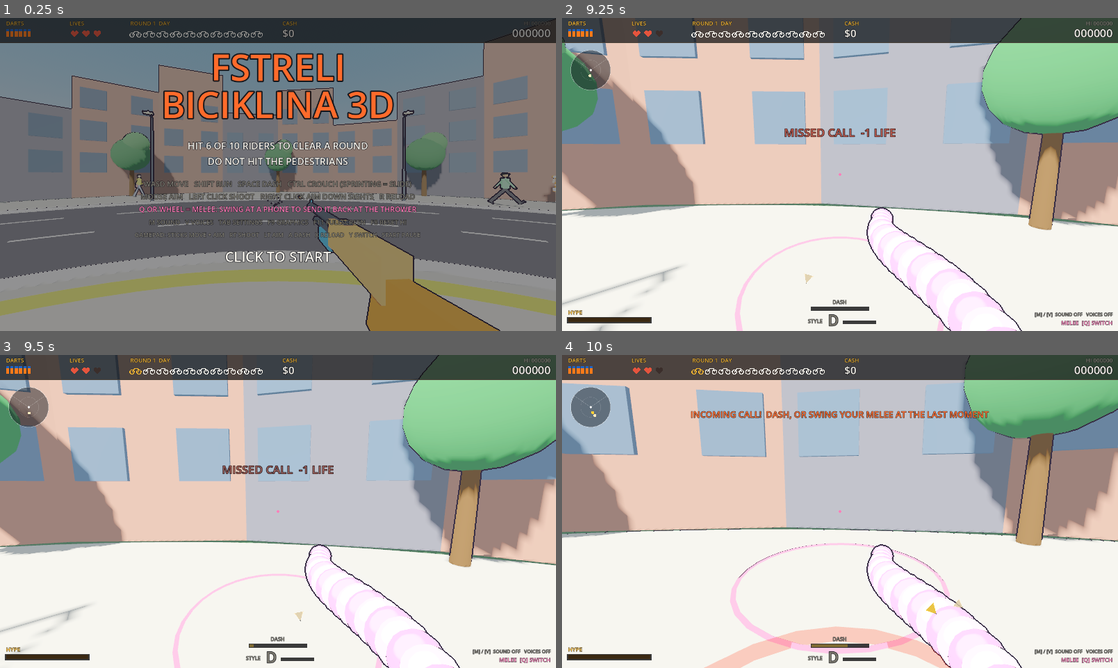
Above: before the commit, frames 1-4 (two rows, left to right).
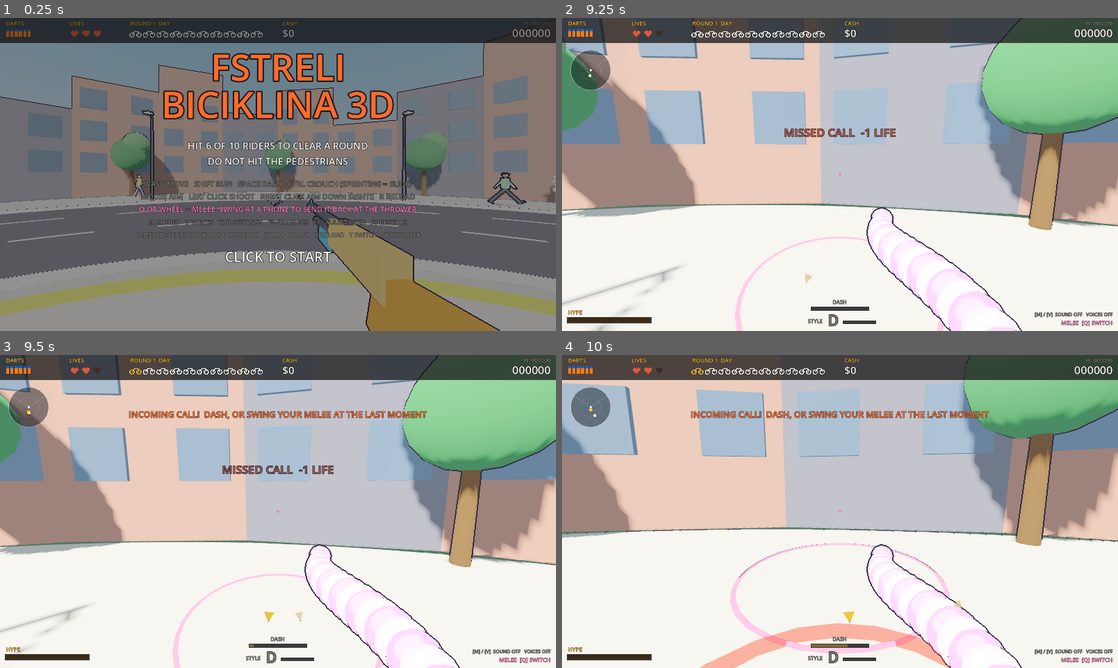
Above: after the commit, the same moments.

Repository: GVihi/FstreliBiciklina3D
Game: Godot game, scene res://main.tscn
The game is run twice, just before and just after one commit, with the same random seed, the same clock (stepped at 60 frames per second) and the same inputs.
Inputs (mouse positions are in pixels of both pictures, inside the frame that each line leads up to):
- Up to frame 1 (0.25 s): no input
- Up to frame 2 (9.25 s): tap Enter at 0.5, 3.5 s; move the mouse to (962, 158) at 0.52 s; hold Right 0.53-1.28 s; tap R at 0.6 s; click (962, 158) at 0.67 s; tap Space at 0.77, 1.52, 2.75, 3.77, 4.25, 6.02, 6.77, 7.52, 9.02 s; move the mouse to (812, 174) at 1.27 s; hold W 1.28-2.75 s; tap Q at 1.35 s; move the mouse to (851, 168) at 2.02 s; tap Tab at 2.1 s; drag from (812, 237) to (673, 127) at 2.77 s; move the mouse to (1006, 221) at 3.52 s; hold Left 3.53-4.25 s; tap Keypad Enter at 3.6 s; drag from (673, 127) to (756, 96) at 4.27 s; move the mouse to (845, 174) at 5.02 s; hold W 5.03-5.78 s; tap 2 at 5.1 s; click (845, 174) at 5.17 s; move the mouse to (817, 168) at 5.77 s; hold Right 5.78-6.53 s; tap 3 at 5.85 s; move the mouse to (867, 174) at 6.52 s; hold W 6.53-8.78 s; tap 4 at 6.6 s; move the mouse to (812, 174) at 7.27 s; tap M at 7.35 s; click (812, 174) at 7.42 s; move the mouse to (851, 168) at 8.02 s; tap V at 8.1 s; move the mouse to (834, 180) at 8.77 s; hold Left from 8.78 s (still down); tap Ctrl at 8.85 s
- Up to frame 3 (9.5 s): keep holding Left
- Up to frame 4 (10 s): move the mouse to (878, 514) at 9.52 s; release Left at 9.53 s; hold W from 9.53 s (still down); hold C from 9.53 s (still down); click (878, 514) at 9.67 s; tap Space at 9.77 s

Frames 1-2 are identical in both runs. In frame 3, 0.9% of the frame differs, in the area x 4-77%, y 17-86%; in frame 4, 2.4%, in the area x 4-70%, y 17-100%.

Commit message:
Move phones to phones.gd
Pure move of start_throw, launch_phone, throw_phone, update_phones and shoot_phone. Calls from main.gd go through phone_sys; state stays on main.gd.

Co-Authored-By: Claude Sonnet 5.5 <noreply@anthropic.com>
Claude-Session: https://claude.ai/code/session_01ShLHRRdnSYSZazKqP7QJMN

Diff:
--- a/scripts/main.gd
+++ b/scripts/main.gd
@@ -15,6 +15,7 @@
 const SettingsScript = preload("res://scripts/settings.gd")
 const PedestriansScript = preload("res://scripts/pedestrians.gd")
 const PickupsScript = preload("res://scripts/pickups.gd")
+const PhonesScript = preload("res://scripts/phones.gd")
 
 # ------------------------------------------------------------------ tuning
 # The arena is a roundabout (ring.gd). All rules still work in "street" coordinates: x along the road,
@@ -391,6 +392,7 @@
 # ------------------------------------------------------------------ graphics quality (F9)
 var quality = 0     # 0 = shadows + 2x MSAA, 1 = no MSAA, 2 = no MSAA and no sun shadows
 var settings = SettingsScript.new(self)   # settings.gd: saved settings, graphics quality, high score file
+var phone_sys = PhonesScript.new(self)   # phones.gd: Phones: riders throwing phones at the player and the phones in flight.
 var pickup_sys = PickupsScript.new(self)   # pickups.gd: Pickups: drops from kills, floating collectibles, magnet and collection.
 var civ_sys = PedestriansScript.new(self)   # pedestrians.gd: Pedestrians (civilians): spawning, walking, getting hit.
 
@@ -1676,7 +1678,7 @@
 	elif hype > 0.0:
 		hype = maxf(0.0, hype - 3.0 * dt)
 	pickup_sys.update_pickups(dt)
-	update_phones(gdt)
+	phone_sys.update_phones(gdt)
 	update_bosses(gdt)
 	if riders.size() == 0 and bosses.size() == 0 and wait > 0.0:
 		wait -= dt
@@ -1846,7 +1848,7 @@
 			var is_weak = hit_y >= float(BOSS_INFO[bo["kind"]]["weak_y"]) + boss_hover(bo)
 			hit_boss(bo, 2 if lastshot else 1, is_weak, 30.0 if is_weak else 14.0)
 		elif best_kind == "phone":
-			shoot_phone(best_obj)
+			phone_sys.shoot_phone(best_obj)
 		elif best_kind == "pickup":
 			pickup_sys.collect_pickup(best_obj)
 	else:
@@ -2248,12 +2250,12 @@
 		if r["wind_t"] > 0.0:
 			r["wind_t"] -= dt
 			if r["wind_t"] <= 0.0:
-				launch_phone(r)
+				phone_sys.launch_phone(r)
 		elif r["can_throw"] and r["entered"] and not Ring.hidden(r["x"]) and phones.size() < 3:
 			r["throw_t"] -= dt
 			if r["throw_t"] <= 0.0:
 				if throw_cool <= 0.0 and state == "play":
-					start_throw(r)
+					phone_sys.start_throw(r)
 				else:
 					r["throw_t"] = 0.3
 		if r["age"] > r["limit"]:
@@ -2412,88 +2414,6 @@
 			sfx.say("taunt")
 	after_wave()
 
-# ================================================================== phones
-func start_throw(r: Dictionary) -> void:
-	r["wind_t"] = 0.5
-	r["throw_t"] = randf_range(1.4, 2.6)
-	throw_cool = 1.0
-	sfx.say("phone_throw")
-
-func launch_phone(r: Dictionary) -> void:
-	if r["mode"] != "fly":
-		return
-	throw_phone(tw3(r["x"] + r["dir"] * 0.6, 1.4, LANE_Z[r["ln"]]), r)
-
-# src is whoever threw it (a rider or a boss): a deflected phone flies back to it
-func throw_phone(start: Vector3, src, off: Vector3 = Vector3.ZERO) -> void:
-	var target = Vector3(player.position.x + off.x, 0.45, player.position.z + off.z)
-	var d = clampf(1.25 - round_n * 0.05, 0.75, 1.25)
-	var node = Models.build_phone()
-	add_child(node)
-	node.position = start
-	var ring = MeshInstance3D.new()
-	ring.mesh = Util.torus_mesh(1.0, 1.12, 24, 4)
-	var rmat = StandardMaterial3D.new()
-	rmat.shading_mode = BaseMaterial3D.SHADING_MODE_UNSHADED
-	rmat.transparency = BaseMaterial3D.TRANSPARENCY_ALPHA
-	rmat.albedo_color = Color(1.0, 0.24, 0.16, 0.3)
-	ring.material_override = rmat
-	add_child(ring)
-	ring.position = Vector3(target.x, 0.04, target.z)
-	phones.append({"node": node, "ring": ring, "rmat": rmat, "start": start, "target": target, "pos": start,
-		"p": 0.0, "dur": d, "src": src, "ret": false, "chain": 0, "rspd": 0.0, "off": off,
-		"rotv": Vector3(randf_range(-9.0, 9.0), randf_range(-9.0, 9.0), randf_range(-9.0, 9.0))})
-	sfx.play3d("throw", start)
-	sfx.play3d("ring", start)
-
-func update_phones(dt: float) -> void:
-	for i in range(phones.size() - 1, -1, -1):
-		var ph = phones[i]
-		if ph["ret"]:
-			update_returning_phone(ph, i, dt)
-			continue
-		ph["p"] += dt / ph["dur"]
-		var p = minf(ph["p"], 1.0)
-		var s: Vector3 = ph["start"]
-		var tg: Vector3 = ph["target"]
-		if ph["p"] < 0.6:                                         # it follows you (a little ahead of you) until the last moment
-			var lead = Vector3(player.position.x + pvel.x * 0.35 + ph["off"].x, 0.45, player.position.z + pvel.z * 0.35 + ph["off"].z)
-			tg = tg.lerp(lead, minf(1.0, dt * 5.0))
-			ph["target"] = tg
-			var rg: MeshInstance3D = ph["ring"]
-			rg.position = Vector3(tg.x, 0.04, tg.z)
-		var pos = Vector3(lerpf(s.x, tg.x, p), lerpf(s.y, tg.y, pow(p, 1.35)) + sin(p * PI) * 0.9, lerpf(s.z, tg.z, p))
-		ph["pos"] = pos
-		var node: Node3D = ph["node"]
-		node.position = pos
-		node.rotation += ph["rotv"] * dt
-		var rm: StandardMaterial3D = ph["rmat"]
-		rm.albedo_color = Color(1.0, 0.24, 0.16, 0.25 + 0.5 * minf(1.0, ph["p"]))
-		if ph["p"] >= 1.0:
-			phones.remove_at(i)
-			var near = Vector2(tg.x - player.position.x, tg.z - player.position.z).length() < 1.5
-			plastic_burst(Vector3(tg.x, 0.4, tg.z))
-			if near:
-				free_phone(ph)
-				damage_player("MISSED CALL", "phone")
-				if state != "play":
-					return
-			else:
-				add_popup(Vector3(tg.x, 1.4, tg.z), "DODGED!", GOLD)
-				sfx.play3d("phone_smash", tg)
-				free_phone(ph)
-
-func shoot_phone(ph: Dictionary) -> void:
-	var i = phones.find(ph)
-	if i >= 0:
-		phones.remove_at(i)
-	plastic_burst(ph["pos"])
-	sfx.play3d("phone_smash", ph["pos"])
-	score += 150
-	hi_check()
-	add_popup(ph["pos"] + Vector3(0, 0.6, 0), "+150", GOLD)
-	free_phone(ph)
-
 # ================================================================== bosses
 func make_strip() -> MeshInstance3D:
 	var mi = MeshInstance3D.new()
@@ -2831,7 +2751,7 @@
 	b["throw_t"] -= dt
 	if b["throw_t"] <= 0.0 and phones.size() < 3 and state == "play":
 		b["throw_t"] = 3.4 if b["phase"] == 2 else 2.4
-		throw_phone(tw3(b["x"], float(BOSS_INFO[b["kind"]]["cy"]) + 0.7, b["z"]), b)
+		phone_sys.throw_phone(tw3(b["x"], float(BOSS_INFO[b["kind"]]["cy"]) + 0.7, b["z"]), b)
 
 func update_bosses(dt: float) -> void:
 	for i in range(bosses.size() - 1, -1, -1):
@@ -2991,7 +2911,7 @@
 	var n = 3 if b["phase"] < 3 else 5
 	var start = Vector3(wp.x, float(BOSS_INFO[b["kind"]]["cy"]) + 0.7, wp.z)
 	for i in range(n):
-		throw_phone(start, b, side * (float(i) - float(n - 1) * 0.5) * 2.0)
+		phone_sys.throw_phone(start, b, side * (float(i) - float(n - 1) * 0.5) * 2.0)
 	b["mode"] = "charge"
 	b["pat"] = "lunge"
 	b["chase_t"] = tele_wait(b) * 0.4
--- /dev/null
+++ b/scripts/phones.gd
@@ -0,0 +1,92 @@
+extends RefCounted
+# Phones: riders throwing phones at the player and the phones in flight.
+# Shared game state stays on main.gd (g); this file holds the logic.
+
+const Models = preload("res://scripts/models.gd")
+const Util = preload("res://scripts/util.gd")
+
+var g = null
+
+func _init(game) -> void:
+	g = game
+
+func start_throw(r: Dictionary) -> void:
+	r["wind_t"] = 0.5
+	r["throw_t"] = randf_range(1.4, 2.6)
+	g.throw_cool = 1.0
+	g.sfx.say("phone_throw")
+
+func launch_phone(r: Dictionary) -> void:
+	if r["mode"] != "fly":
+		return
+	throw_phone(g.tw3(r["x"] + r["dir"] * 0.6, 1.4, g.LANE_Z[r["ln"]]), r)
+
+# src is whoever threw it (a rider or a boss): a deflected phone flies back to it
+func throw_phone(start: Vector3, src, off: Vector3 = Vector3.ZERO) -> void:
+	var target = Vector3(g.player.position.x + off.x, 0.45, g.player.position.z + off.z)
+	var d = clampf(1.25 - g.round_n * 0.05, 0.75, 1.25)
+	var node = Models.build_phone()
+	g.add_child(node)
+	node.position = start
+	var ring = MeshInstance3D.new()
+	ring.mesh = Util.torus_mesh(1.0, 1.12, 24, 4)
+	var rmat = StandardMaterial3D.new()
+	rmat.shading_mode = BaseMaterial3D.SHADING_MODE_UNSHADED
+	rmat.transparency = BaseMaterial3D.TRANSPARENCY_ALPHA
+	rmat.albedo_color = Color(1.0, 0.24, 0.16, 0.3)
+	ring.material_override = rmat
+	g.add_child(ring)
+	ring.position = Vector3(target.x, 0.04, target.z)
+	g.phones.append({"node": node, "ring": ring, "rmat": rmat, "start": start, "target": target, "pos": start,
+		"p": 0.0, "dur": d, "src": src, "ret": false, "chain": 0, "rspd": 0.0, "off": off,
+		"rotv": Vector3(randf_range(-9.0, 9.0), randf_range(-9.0, 9.0), randf_range(-9.0, 9.0))})
+	g.sfx.play3d("throw", start)
+	g.sfx.play3d("ring", start)
+
+func update_phones(dt: float) -> void:
+	for i in range(g.phones.size() - 1, -1, -1):
+		var ph = g.phones[i]
+		if ph["ret"]:
+			g.update_returning_phone(ph, i, dt)
+			continue
+		ph["p"] += dt / ph["dur"]
+		var p = minf(ph["p"], 1.0)
+		var s: Vector3 = ph["start"]
+		var tg: Vector3 = ph["target"]
+		if ph["p"] < 0.6:                                         # it follows you (a little ahead of you) until the last moment
+			var lead = Vector3(g.player.position.x + g.pvel.x * 0.35 + ph["off"].x, 0.45, g.player.position.z + g.pvel.z * 0.35 + ph["off"].z)
+			tg = tg.lerp(lead, minf(1.0, dt * 5.0))
+			ph["target"] = tg
+			var rg: MeshInstance3D = ph["ring"]
+			rg.position = Vector3(tg.x, 0.04, tg.z)
+		var pos = Vector3(lerpf(s.x, tg.x, p), lerpf(s.y, tg.y, pow(p, 1.35)) + sin(p * PI) * 0.9, lerpf(s.z, tg.z, p))
+		ph["pos"] = pos
+		var node: Node3D = ph["node"]
+		node.position = pos
+		node.rotation += ph["rotv"] * dt
+		var rm: StandardMaterial3D = ph["rmat"]
+		rm.albedo_color = Color(1.0, 0.24, 0.16, 0.25 + 0.5 * minf(1.0, ph["p"]))
+		if ph["p"] >= 1.0:
+			g.phones.remove_at(i)
+			var near = Vector2(tg.x - g.player.position.x, tg.z - g.player.position.z).length() < 1.5
+			g.plastic_burst(Vector3(tg.x, 0.4, tg.z))
+			if near:
+				g.free_phone(ph)
+				g.damage_player("MISSED CALL", "phone")
+				if g.state != "play":
+					return
+			else:
+				g.add_popup(Vector3(tg.x, 1.4, tg.z), "DODGED!", g.GOLD)
+				g.sfx.play3d("phone_smash", tg)
+				g.free_phone(ph)
+
+func shoot_phone(ph: Dictionary) -> void:
+	var i = g.phones.find(ph)
+	if i >= 0:
+		g.phones.remove_at(i)
+	g.plastic_burst(ph["pos"])
+	g.sfx.play3d("phone_smash", ph["pos"])
+	g.score += 150
+	g.hi_check()
+	g.add_popup(ph["pos"] + Vector3(0, 0.6, 0), "+150", g.GOLD)
+	g.free_phone(ph)
